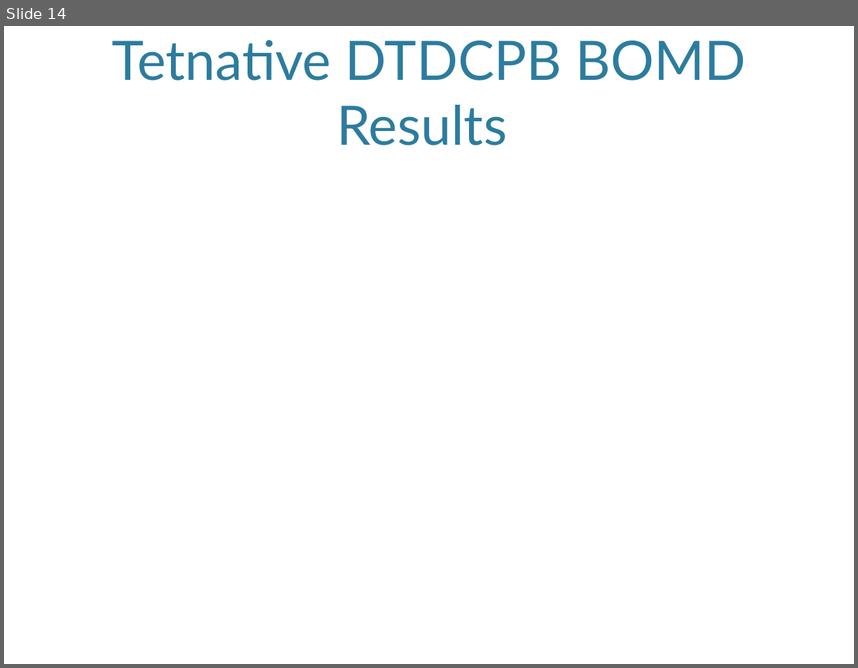
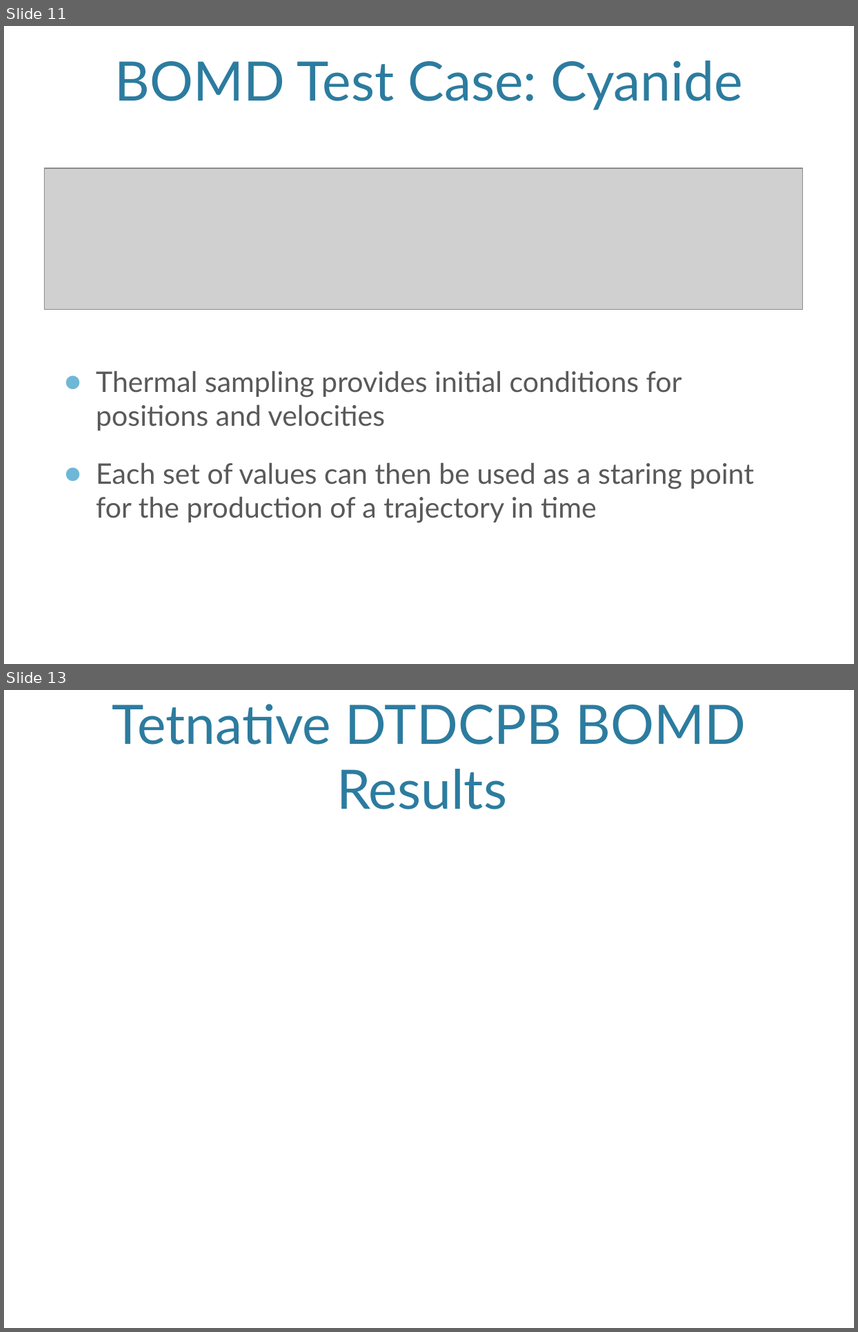
Before and after one commit to jjradler/565projectSp16, a slide deck: 565Presentation.pptx. Shown one above the other, each under a label of ours: slide 14 before the commit, slides 11 and 13 after it; the slides between them are not shown. The pictures are 858x668 and 858x1332 pixels, drawn with LibreOffice and Linux fonts; fonts in the diff are those of the drawing; grey boxes stand for pictures; background and template pictures are left out. Boxes give left, top, right and bottom in pixels: in the first picture for what was removed or moved away, otherwise in the second. Text is boxed around its words. In the diff, an @@ line names an element or a change of style, - is before the commit and + after.

```diff
--- a/565Presentation.pptx
+++ b/565Presentation.pptx
@@ slide 11 added at [4, 26, 854, 664], background picture (left out) @@
@@ title added at [115, 60, 744, 110], 46 pt, text #2C7C9F @@
+BOMD Test Case: Cyanide
@@ picture added at [44, 168, 802, 309] @@
@@ text added at [96, 370, 754, 523], 24 pt, text #595959 @@
+● Thermal sampling provides initial conditions for positions and velocities
+● Each set of values can then be used as a staring point for the production of a trajectory in time
@@ what was slide 14 is now slide 13 @@
```
Also in this commit, not shown: 3 slides changed, 1 other slide added, 3 slides removed.
